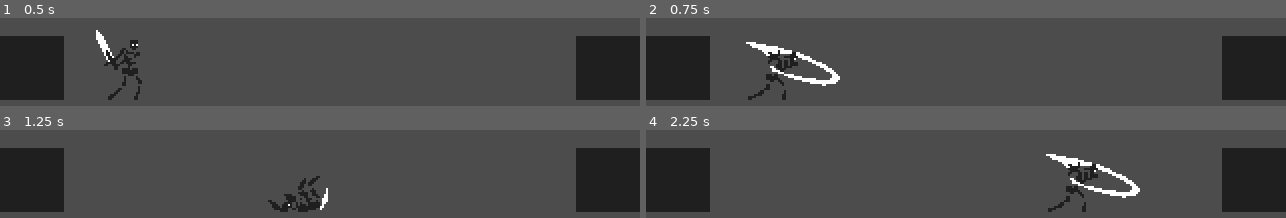
Above: before the commit, frames 1-4 (two rows, left to right).
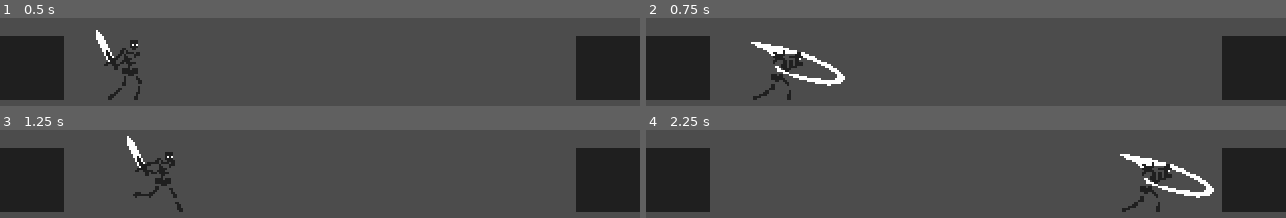
Above: after the commit, the same moments.

Repository: dw3nt/hb-grave-in-godot
Game: Godot game, scene res://Graveyard.tscn
Same seed, same stepped clock (60 frames per second), same inputs: the game is played once before the commit and once after it.
Inputs:
- Up to frame 1 (0.5 s): no input
- Up to frame 2 (0.75 s): hold D (move_right) from 0.53 s (still down); tap K (attack) at 0.6 s
- Up to frame 3 (1.25 s): keep holding D (move_right); tap Space (roll) at 0.8 s
- Up to frame 4 (2.25 s): release D (move_right) at 1.28 s; hold A (move_left) 1.28-2.03 s; tap Space (roll) at 1.35 s; tap K (attack) at 1.55, 2.1 s; hold D (move_right) from 2.03 s (still down)

Frame 1 is identical in both runs. In frame 2, 2.1% of the frame differs, in the area x 15-32%, y 27-94%; in frame 3, 2.7%; in frame 4, 4.5%, in the area x 62-89%, y 27-94%.

Commit message:
check for inputs in move state

Diff:
--- a/Skeleton.gd
+++ b/Skeleton.gd
@@ -10,11 +10,6 @@
 onready var state = State.MOVE
 
 func _physics_process(delta):
-	if Input.is_action_just_pressed("roll"):
-		state = State.ROLL
-	elif Input.is_action_just_pressed("attack"):
-		state = State.ATTACK_ONE
-
 	match state:
 		State.ROLL:
 			process_roll()
@@ -37,6 +32,11 @@
 
 
 func process_move():
+	if Input.is_action_just_pressed("roll"):
+		state = State.ROLL
+	elif Input.is_action_just_pressed("attack"):
+		state = State.ATTACK_ONE
+
 	if should_stop():
 		motion.x = lerp(motion.x, 0, 0.25)
 		$Anim.play("idle")
